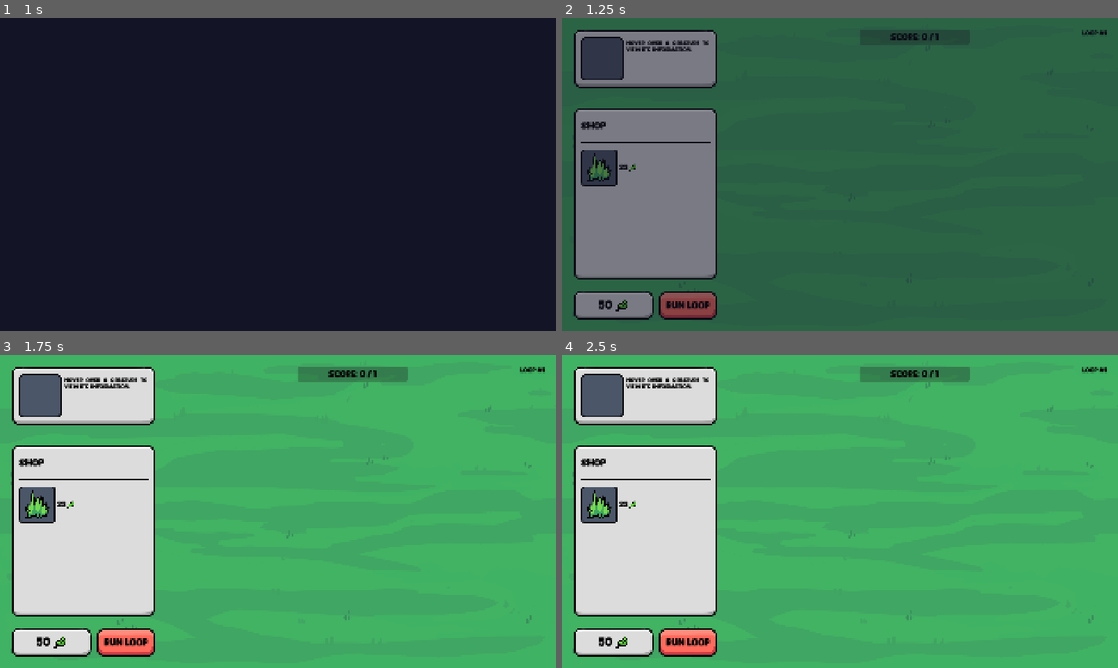
Above: before the commit, frames 1-4 (two rows, left to right).
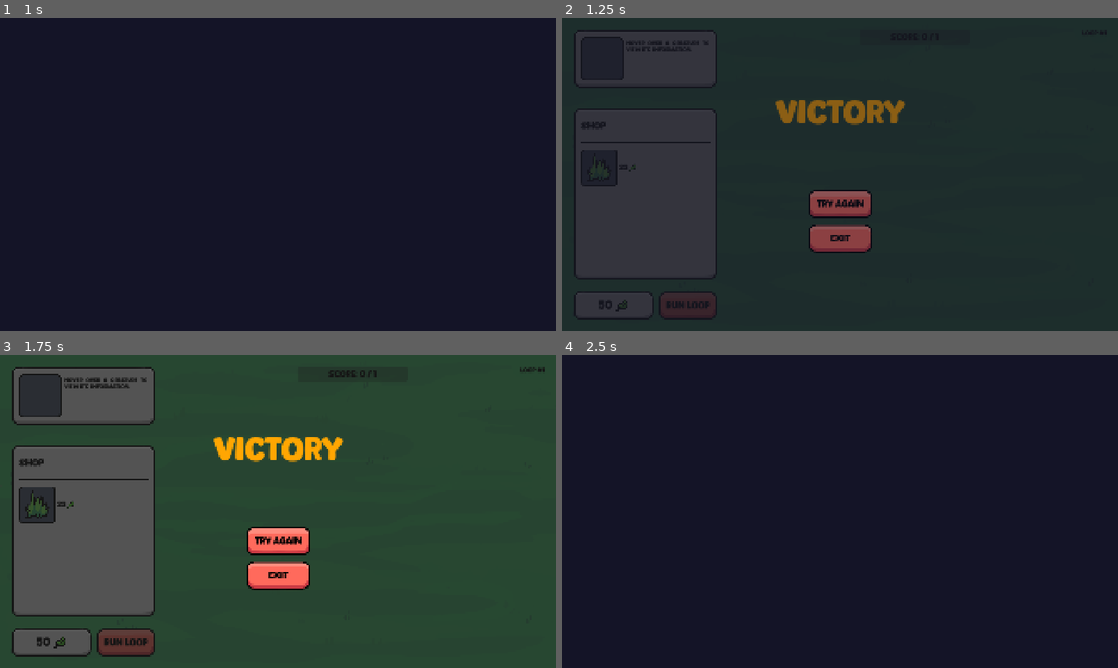
Above: after the commit, the same moments.

Repository: elliotfontaine/gmtk-2025-submission
Game: Godot game, scene res://scenes/main_menu.tscn
The game is run twice, just before and just after one commit, with the same random seed, the same clock (stepped at 60 frames per second) and the same inputs. The engine's default icon, where the game draws it, is replaced by a stand-in: a white triangle on a blue panel in a dark square.
Inputs (mouse positions are in pixels of both pictures, inside the frame that each line leads up to):
- Up to frame 1 (1 s): click "play." at 0.5 s
- Up to frame 2 (1.25 s): no input
- Up to frame 3 (1.75 s): click "Run Loop" at 1.25 s
- Up to frame 4 (2.5 s): click (840, 539) at 2 s, where only the run after the commit has a clickable "try again"

Frame 1 is identical in both runs. In frame 2, 98% of the frame differs, in the area x 0-100%, y 0-100%; in frame 3, 98%; in frame 4, 100%.

Commit message:
feat: add victory condition and screen (ugly)

Diff:
--- a/scenes/world.gd
+++ b/scenes/world.gd
@@ -15,6 +15,7 @@
 
 const reroll_base_price: int = 10
 const base_income: int = 50
+const final_level: int = 20
 
 @onready var camera: Camera2D = %Camera2D
 @onready var floating_creature: Sprite2D = %FloatingCreature
@@ -26,7 +27,8 @@
 @onready var currency_count: Label = %CurrencyCount
 @onready var shop_panel: ShopPanel = %ShopPanel
 @onready var next_loop_button: Button = %NextLoopButton
-@onready var defeat_ui: ColorRect = %Defeat
+@onready var defeat_ui: ColorRect = %DefeatScreen
+@onready var victory_ui: Control = %VictoryScreen
 @onready var label_loop: Label = %LabelLoop
 
 ##placeholder system: length of wait times
@@ -42,7 +44,7 @@
 var level: int = 0:
 	set(val):
 		level = val
-		label_loop.text = "Loop #%s"%[level]
+		label_loop.text = "Loop #%s" % [level]
 
 ##placeholder system for naming the creatures
 var creature_tracker: int = 0
@@ -124,11 +126,14 @@
 		shop_panel.modulate = Color.DIM_GRAY
 		await run_loop()
 		if score_current >= score_target:
-			toggle_loop_button_text(true)
-			shop_panel.modulate = Color.WHITE
 			currently_looping = false
 			money += base_income + level
-			next_level()
+			if level >= final_level:
+				win()
+			else:
+				toggle_loop_button_text(true)
+				shop_panel.modulate = Color.WHITE
+				next_level()
 		else:
 			defeat()
 
@@ -181,6 +186,12 @@
 				next_loop_button.text = "x2"
 			game_speeds[3]:
 				next_loop_button.text = "x4"
+
+func win() -> void:
+	# win_ui.show()
+	# sfx_player.stream = sfx_game_over
+	# sfx_player.play()
+	pass
 
 func defeat() -> void:
 	defeat_ui.show()
@@ -349,7 +360,6 @@
 
 ##called on loop end for end of loop effects
 func do_on_loop_end_actions() -> void:
-	SceneChanger.set_calm_music()
 	var remove_queue: Array[Creature]
 	for creature in creatures:
 		match creature.species.id:
@@ -363,6 +373,8 @@
 		await remove(creature)
 		await update_creature_positions()
 		await get_tree().create_timer(game_speed).timeout
+
+	SceneChanger.set_calm_music()
 
 
 #endregion
@@ -459,8 +471,8 @@
 	await add_creature(1, who.species.id, creatures.find(who), who.position)
 	await do_on_duplicate_actions(who)
 	##if the duplicating creature is before the iterator, then you add iterator so it doesn't play twice, but if the duplicator is AFTER the iterator (like a worm, then don't +iterator as that would skip the next guy's turn
-	var id :int = creatures.find(who)
-	if id > iterator+1:
+	var id: int = creatures.find(who)
+	if id > iterator + 1:
 		return
 	iterator += 1
 	return
--- a/scenes/world.tscn
+++ b/scenes/world.tscn
@@ -137,7 +137,7 @@
 theme_override_font_sizes/font_size = 22
 text = "Loop #1"
 
-[node name="Defeat" type="ColorRect" parent="UI"]
+[node name="DefeatScreen" type="ColorRect" parent="UI"]
 unique_name_in_owner = true
 visible = false
 anchors_preset = 15
@@ -148,7 +148,7 @@
 color = Color(0.114897, 0.114897, 0.114897, 0.717647)
 metadata/_edit_use_anchors_ = true
 
-[node name="CenterContainer" type="CenterContainer" parent="UI/Defeat"]
+[node name="CenterContainer" type="CenterContainer" parent="UI/DefeatScreen"]
 layout_mode = 1
 anchors_preset = 15
 anchor_right = 1.0
@@ -157,10 +157,10 @@
 grow_vertical = 2
 metadata/_edit_use_anchors_ = true
 
-[node name="VBoxContainer" type="VBoxContainer" parent="UI/Defeat/CenterContainer"]
-layout_mode = 2
-
-[node name="Label" type="Label" parent="UI/Defeat/CenterContainer/VBoxContainer"]
+[node name="VBoxContainer" type="VBoxContainer" parent="UI/DefeatScreen/CenterContainer"]
+layout_mode = 2
+
+[node name="Label" type="Label" parent="UI/DefeatScreen/CenterContainer/VBoxContainer"]
 custom_minimum_size = Vector2(0, 300)
 layout_mode = 2
 size_flags_vertical = 3
@@ -169,7 +169,7 @@
 text = "DEFEAT"
 horizontal_alignment = 1
 
-[node name="Retry" type="Button" parent="UI/Defeat/CenterContainer/VBoxContainer"]
+[node name="Retry" type="Button" parent="UI/DefeatScreen/CenterContainer/VBoxContainer"]
 custom_minimum_size = Vector2(220, 0)
 layout_mode = 2
 size_flags_horizontal = 4
@@ -178,7 +178,55 @@
 script = ExtResource("10_e3hyu")
 click_sound = ExtResource("5_w7kh3")
 
-[node name="Exit" type="Button" parent="UI/Defeat/CenterContainer/VBoxContainer"]
+[node name="Exit" type="Button" parent="UI/DefeatScreen/CenterContainer/VBoxContainer"]
+custom_minimum_size = Vector2(220, 0)
+layout_mode = 2
+size_flags_horizontal = 4
+text = "Exit"
+script = ExtResource("10_e3hyu")
+click_sound = ExtResource("5_w7kh3")
+
+[node name="VictoryScreen" type="ColorRect" parent="UI"]
+unique_name_in_owner = true
+anchors_preset = 15
+anchor_right = 1.0
+anchor_bottom = 1.0
+grow_horizontal = 2
+grow_vertical = 2
+color = Color(0.114897, 0.114897, 0.114897, 0.717647)
+metadata/_edit_use_anchors_ = true
+
+[node name="CenterContainer" type="CenterContainer" parent="UI/VictoryScreen"]
+layout_mode = 1
+anchors_preset = 15
+anchor_right = 1.0
+anchor_bottom = 1.0
+grow_horizontal = 2
+grow_vertical = 2
+metadata/_edit_use_anchors_ = true
+
+[node name="VBoxContainer" type="VBoxContainer" parent="UI/VictoryScreen/CenterContainer"]
+layout_mode = 2
+
+[node name="Label" type="Label" parent="UI/VictoryScreen/CenterContainer/VBoxContainer"]
+custom_minimum_size = Vector2(0, 300)
+layout_mode = 2
+size_flags_vertical = 3
+theme_override_colors/font_color = Color(1, 0.65098, 0.00784314, 1)
+theme_override_font_sizes/font_size = 110
+text = "VICTORY"
+horizontal_alignment = 1
+
+[node name="Retry" type="Button" parent="UI/VictoryScreen/CenterContainer/VBoxContainer"]
+custom_minimum_size = Vector2(220, 0)
+layout_mode = 2
+size_flags_horizontal = 4
+theme_type_variation = &"FlatButton"
+text = "try again"
+script = ExtResource("10_e3hyu")
+click_sound = ExtResource("5_w7kh3")
+
+[node name="Exit" type="Button" parent="UI/VictoryScreen/CenterContainer/VBoxContainer"]
 custom_minimum_size = Vector2(220, 0)
 layout_mode = 2
 size_flags_horizontal = 4
@@ -194,5 +242,7 @@
 [connection signal="item_hovered" from="UI/MarginContainer/HBoxContainer/LeftSideUI/ShopPanel" to="." method="_on_shop_panel_item_hovered"]
 [connection signal="rerolled" from="UI/MarginContainer/HBoxContainer/LeftSideUI/ShopPanel" to="." method="_on_shop_panel_rerolled"]
 [connection signal="pressed" from="UI/MarginContainer/HBoxContainer/LeftSideUI/VBoxContainer/NextLoopButton" to="." method="_on_next_loop_button_pressed"]
-[connection signal="pressed" from="UI/Defeat/CenterContainer/VBoxContainer/Retry" to="." method="_on_retry_pressed"]
-[connection signal="pressed" from="UI/Defeat/CenterContainer/VBoxContainer/Exit" to="." method="_on_exit_pressed"]
+[connection signal="pressed" from="UI/DefeatScreen/CenterContainer/VBoxContainer/Retry" to="." method="_on_retry_pressed"]
+[connection signal="pressed" from="UI/DefeatScreen/CenterContainer/VBoxContainer/Exit" to="." method="_on_exit_pressed"]
+[connection signal="pressed" from="UI/VictoryScreen/CenterContainer/VBoxContainer/Retry" to="." method="_on_retry_pressed"]
+[connection signal="pressed" from="UI/VictoryScreen/CenterContainer/VBoxContainer/Exit" to="." method="_on_exit_pressed"]
